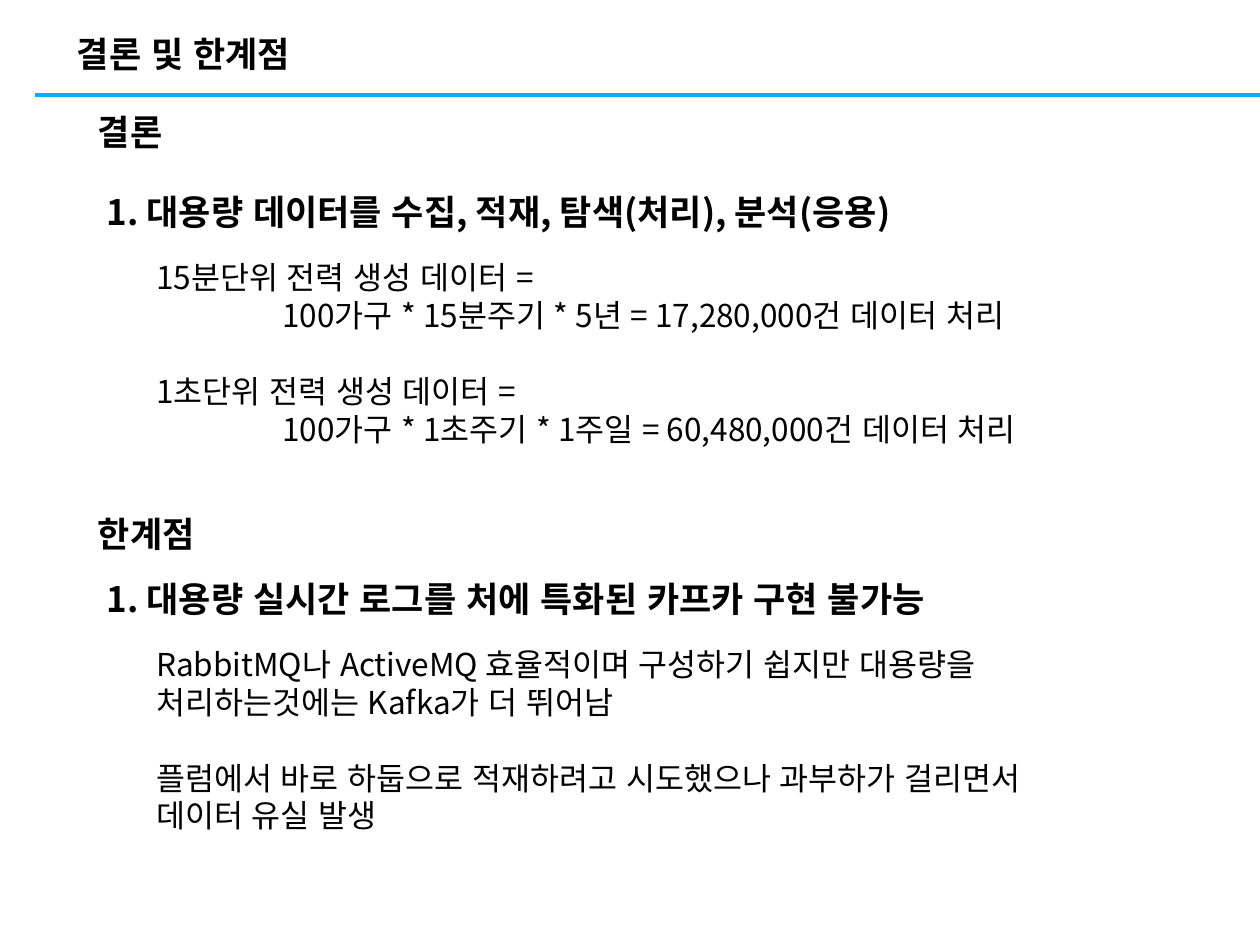
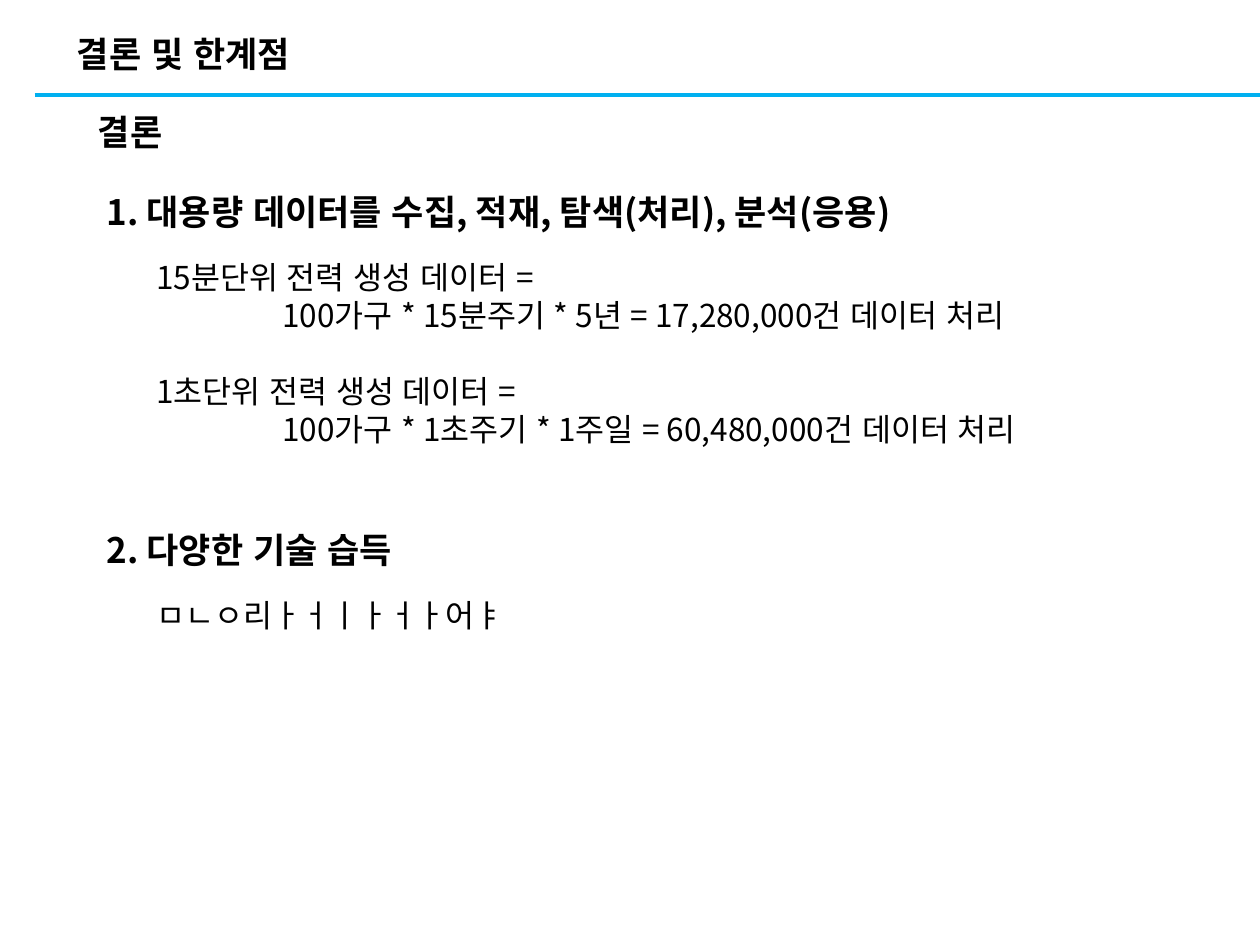
Before and after one commit to Heechul90/BigData_Project, a slide deck: slide 5 of 보고서/보고서_뒷부분.pptx. Drawn at 1260x945 pixels with LibreOffice and Linux fonts; fonts in the diff are those of the drawing. Boxes give left, top, right and bottom in pixels: in the first picture for what was removed or moved away, otherwise in the second. Text is boxed around its words. In the diff, an @@ line names an element or a change of style, - is before the commit and + after.

Commit message:
ppt

```diff
--- a/보고서/보고서_뒷부분.pptx
+++ b/보고서/보고서_뒷부분.pptx
@@ text removed at bbox=[98, 517, 195, 550] @@
-한계점
@@ text added at bbox=[107, 533, 392, 566], 20 pt, text #000000, bold @@
+2. 다양한 기술 습득
@@ text removed at bbox=[107, 582, 925, 615] @@
-1. 대용량 실시간 로그를 처에 특화된 카프카 구현 불가능
@@ text added at bbox=[156, 601, 504, 630], 18 pt, text #000000 @@
+ㅁㄴㅇ리ㅏㅓㅣㅏㅓㅏ어ㅑ
@@ text removed at bbox=[156, 650, 1021, 830] @@
-RabbitMQ나 ActiveMQ 효율적이며 구성하기 쉽지만 대용량을 처리하는것에는 Kafka가 더 뛰어남
-플럼에서 바로 하둡으로 적재하려고 시도했으나 과부하가 걸리면서 데이터 유실 발생
```
Also in this commit, not shown: 3 other slides changed, 1 slide added, 4 slides removed.
